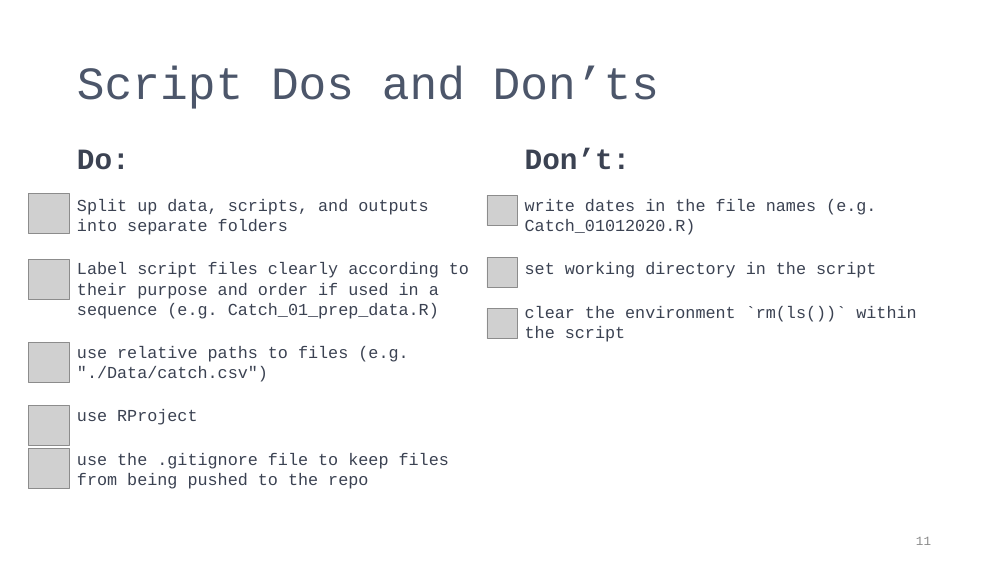
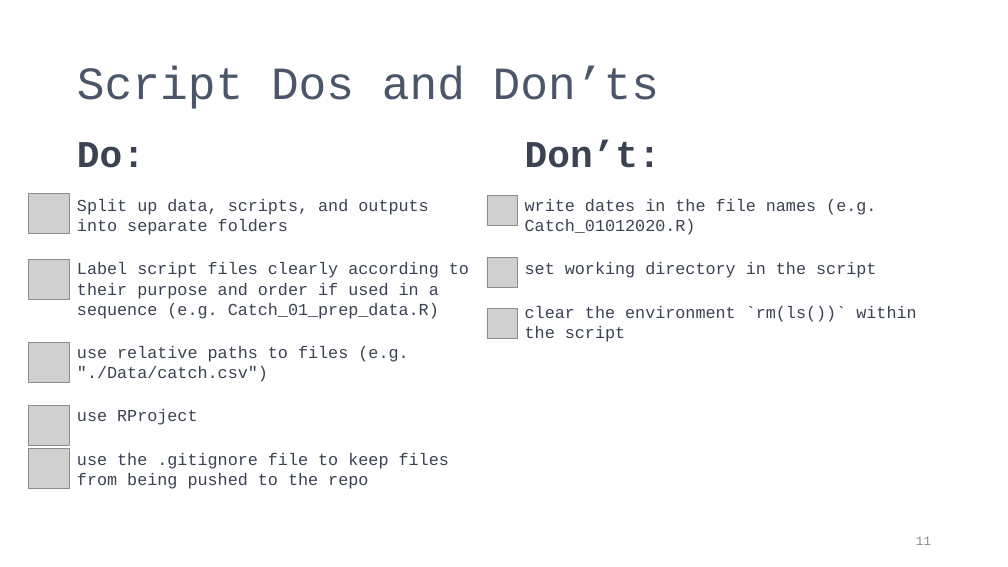
Before and after one commit to PIFSCstockassessments/SAP_github_workflow, a slide deck: slide 11 of docs/GitHub Workflow for SAP.pptx. Drawn at 1008x567 pixels with LibreOffice and Linux fonts; fonts in the diff are those of the drawing; grey boxes stand for pictures. Boxes give left, top, right and bottom in pixels: in the first picture for what was removed or moved away, otherwise in the second. Text is boxed around its words. In the diff, an @@ line names an element or a change of style, - is before the commit and + after.

Commit message:
presentation updates

```diff
--- a/docs/GitHub Workflow for SAP.pptx
+++ b/docs/GitHub Workflow for SAP.pptx
@@ text "Do:" at box(77, 142, 145, 168): size 28 to 36 pt @@
@@ text "Don’t:" at box(525, 140, 661, 168): size 28 to 36 pt @@
```
Also in this commit, not shown: 1 other slide changed, 1 slide added, 1 slide removed.
